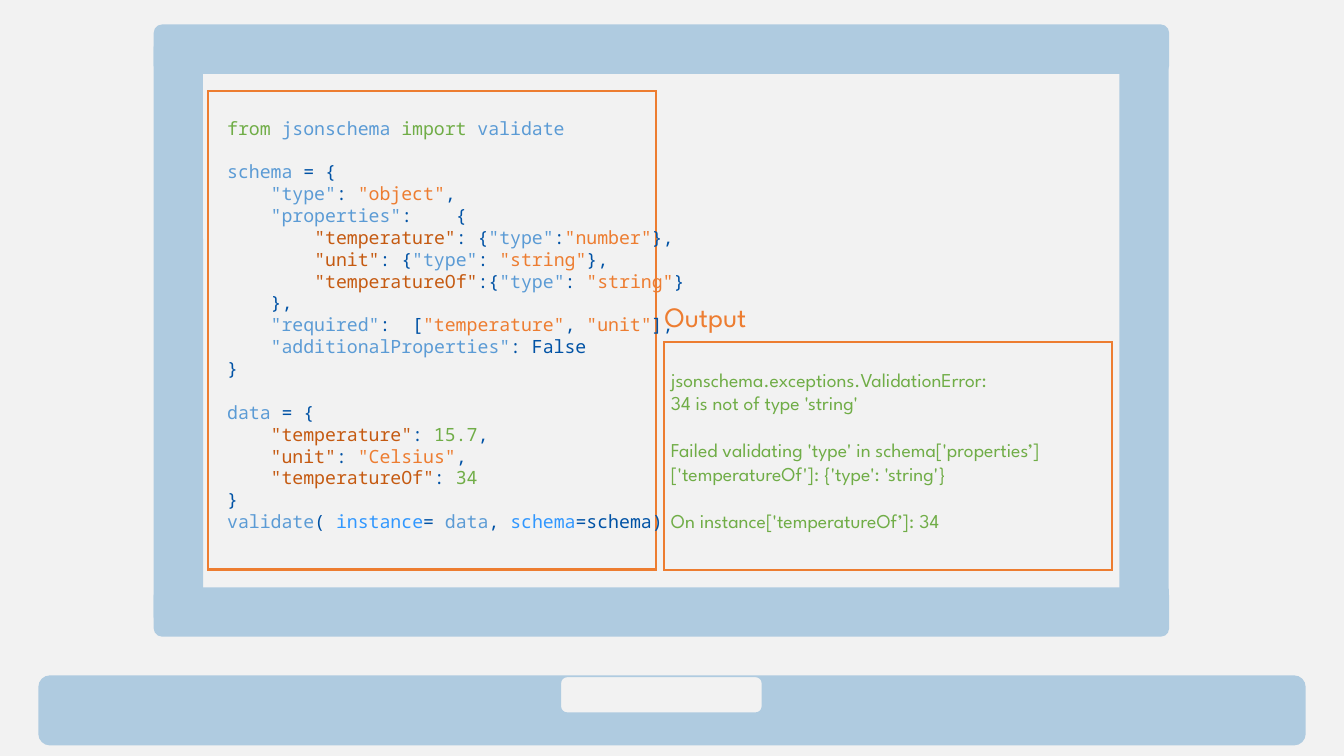
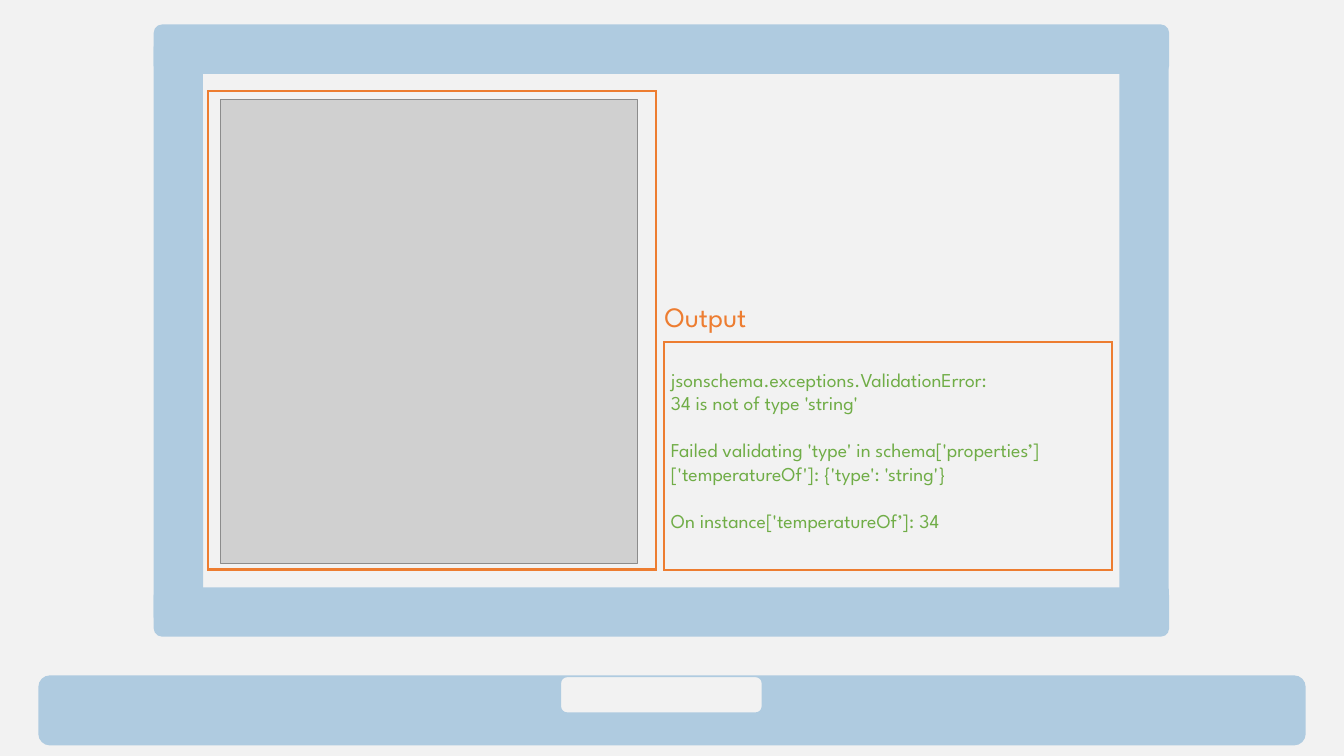
Before and after one commit to w3c/wot-cg, a slide deck: slide 26 of Tutorials/whatiswot/8-JSON_Schema_in_Practice_3/8-JSON_Schema_in_Practice_3.pptx. Drawn at 1344x756 pixels with LibreOffice and Linux fonts; fonts in the diff are those of the drawing; grey boxes stand for pictures. Boxes give left, top, right and bottom in pixels: in the first picture for what was removed or moved away, otherwise in the second. Text is boxed around its words. In the diff, an @@ line names an element or a change of style, - is before the commit and + after.

```diff
--- a/Tutorials/whatiswot/8-JSON_Schema_in_Practice_3/8-JSON_Schema_in_Practice_3.pptx
+++ b/Tutorials/whatiswot/8-JSON_Schema_in_Practice_3/8-JSON_Schema_in_Practice_3.pptx
@@ picture added at <box>221,99,638,563</box> @@
@@ text removed at <box>227,121,684,534</box> @@
-from jsonschema import validate
-schema = {
-"type": "object",
-"properties": {
-"temperature": {"type":"number"},
-"unit": {"type": "string"},
-"temperatureOf":{"type": "string"}
-},
-"required": ["temperature", "unit"],
-"additionalProperties": False
-}
-data = {
-"temperature": 15.7,
-"unit": "Celsius",
-"temperatureOf": 34
-}
-validate( instance= data, schema=schema)
```
Also in this commit, not shown: 13 other slides changed, 3 slides added, 3 slides removed, 21 other files.
